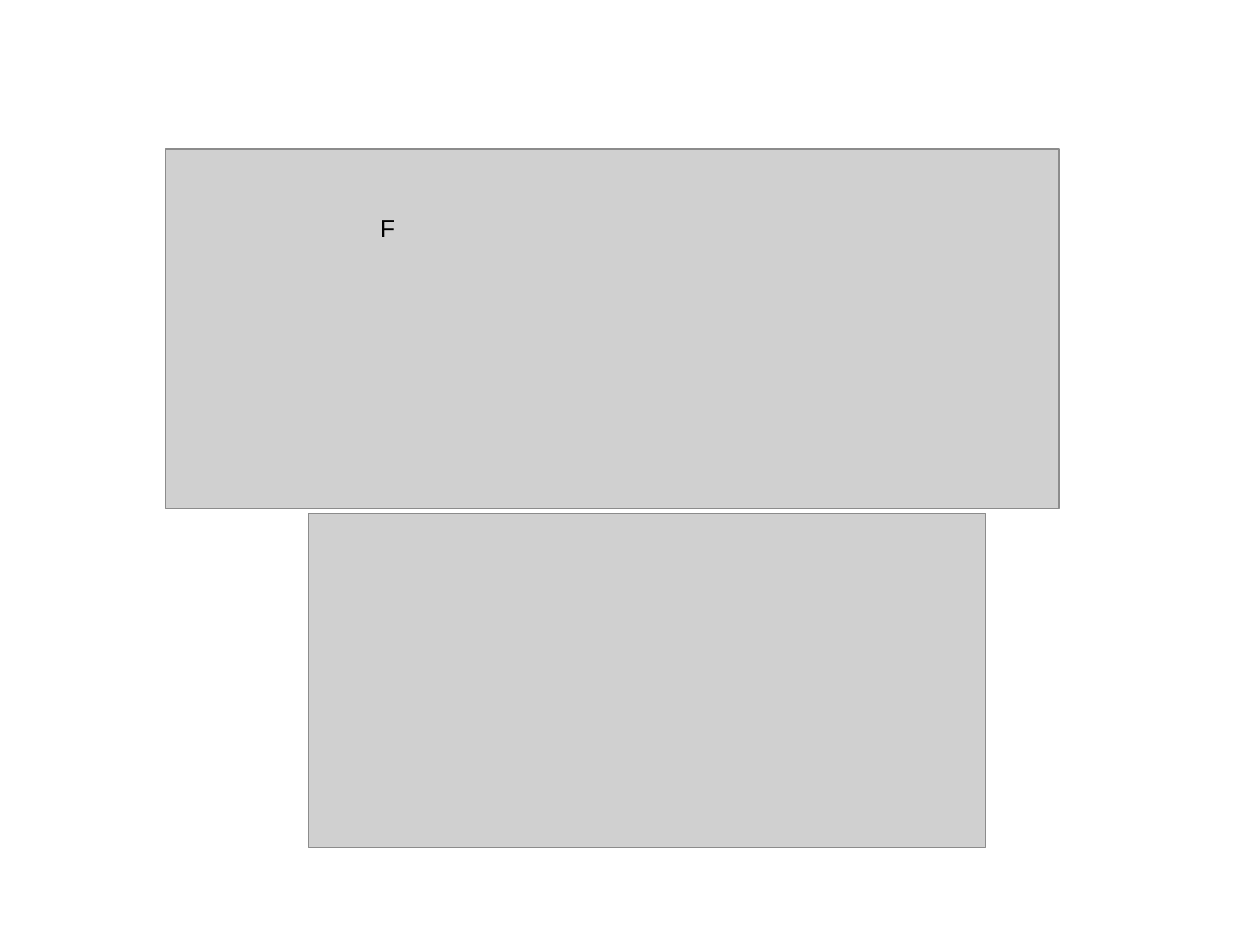
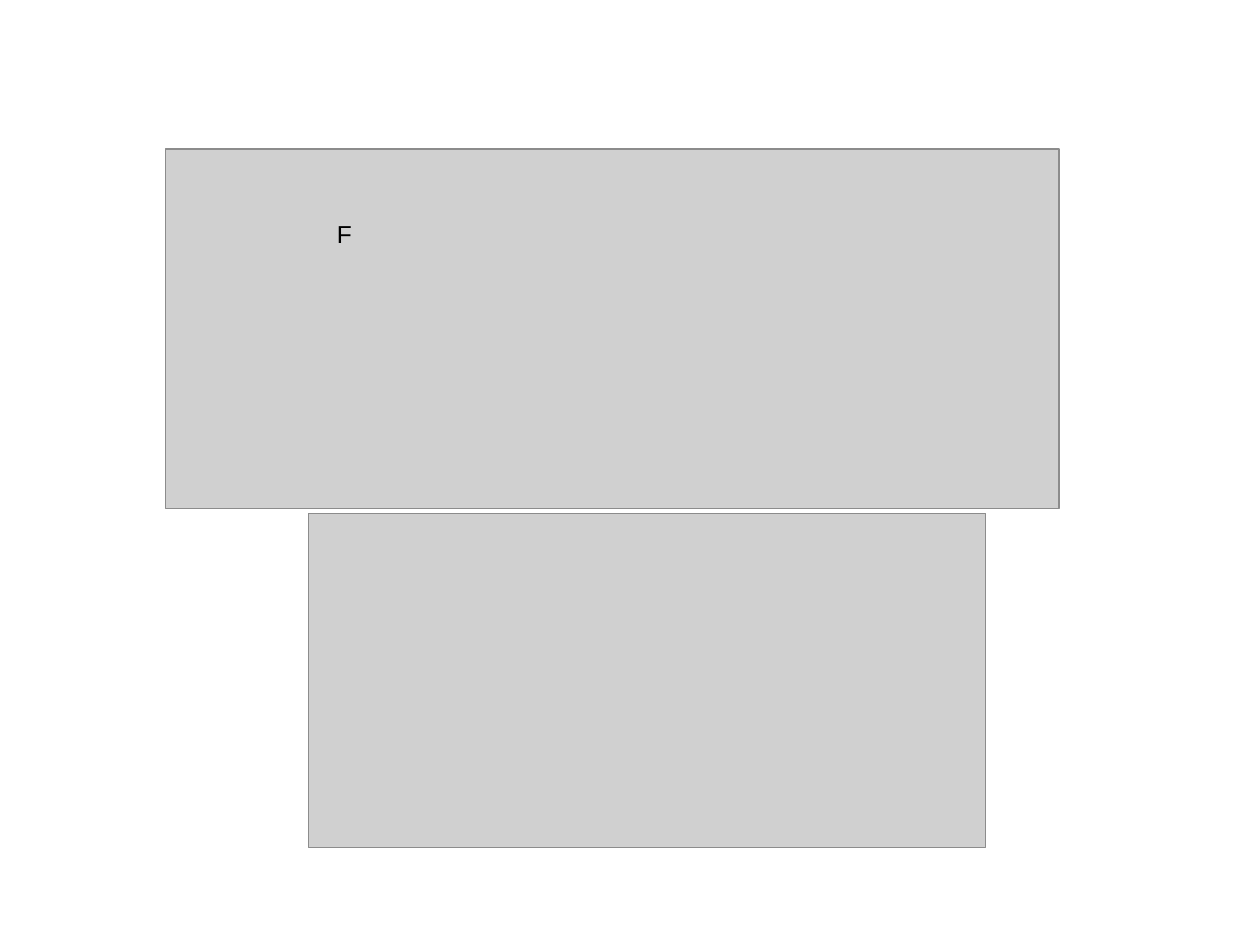
Before and after one commit to seweissman/wikiduper, a slide deck: slide 10 of presentation/NearDupDetectionWikipedia.pptx. Drawn at 1260x945 pixels with LibreOffice and Linux fonts; fonts in the diff are those of the drawing; grey boxes stand for pictures; background and template pictures are left out. Boxes give left, top, right and bottom in pixels: in the first picture for what was removed or moved away, otherwise in the second. Text is boxed around its words. In the diff, an @@ line names an element or a change of style, - is before the commit and + after.

```diff
--- a/presentation/NearDupDetectionWikipedia.pptx
+++ b/presentation/NearDupDetectionWikipedia.pptx
@@ text "F": place and size @@
-text "F" at bbox=[380, 220, 395, 237]
+text "F" at bbox=[337, 226, 352, 243]
```
Also in this commit, not shown: 1 slide added.
